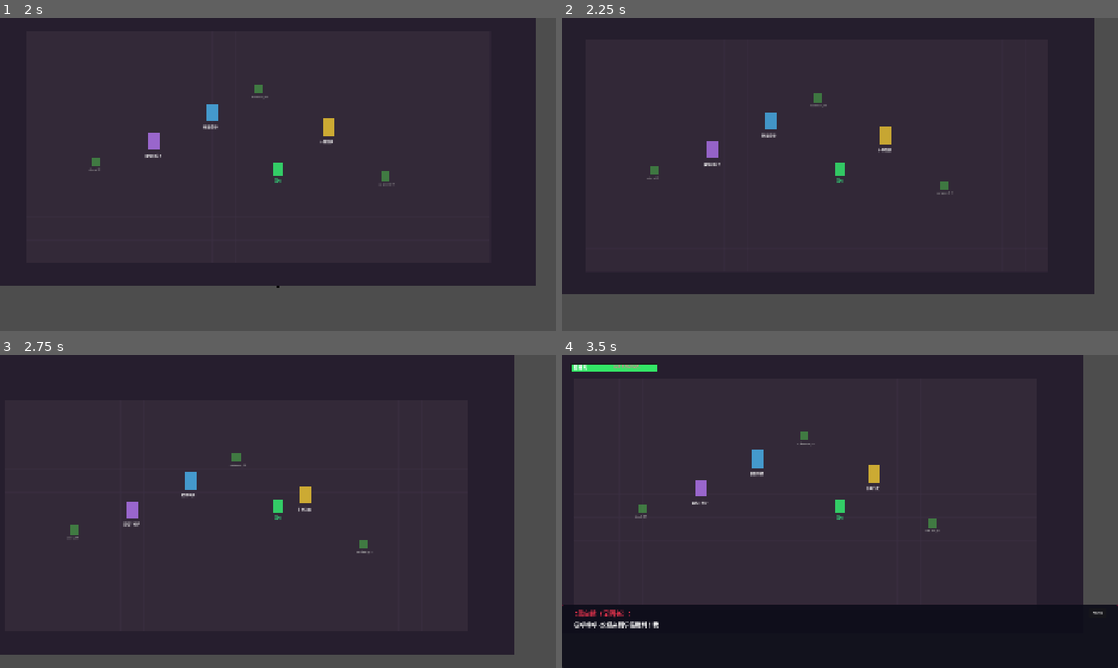
Above: before the commit, frames 1-4 (two rows, left to right).
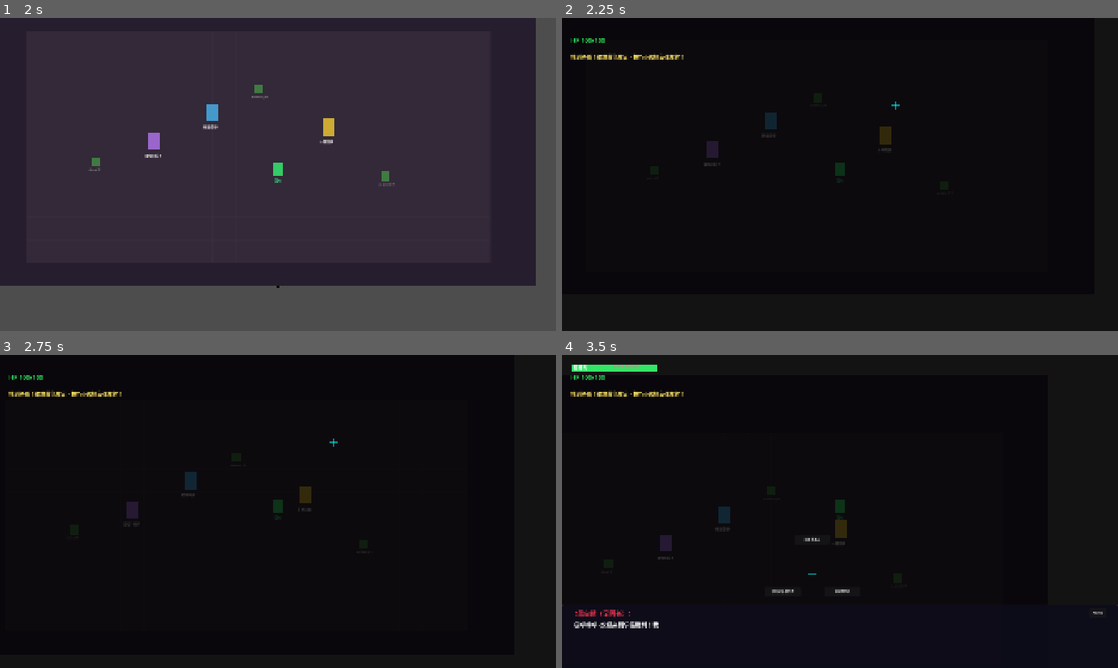
Above: after the commit, the same moments.

Repository: Luguoyn/dangan-AI
Game: Godot game, scene res://scenes/main.tscn
Same seed, same stepped clock (60 frames per second), same inputs: the game is played once before the commit and once after it.
Inputs (mouse positions are in pixels of both pictures, inside the frame that each line leads up to):
- Up to frame 1 (2 s): tap Enter (confirm) at 0.5 s; move the mouse to (400, 158) at 0.52 s; press the mouse at (400, 158) at 0.53 s; hold D (move_right) 0.53-1.28 s; tap Space at 0.77, 1.52 s; tap Tab (open_evidence_ring) at 0.8, 1.35 s; move the mouse to (166, 190) at 1.27 s; release the mouse at (166, 190) at 1.28 s; hold S (move_down) from 1.28 s (still down); click (166, 190) at 1.42 s; tap T at 1.55 s
- Up to frame 2 (2.25 s): move the mouse to (895, 105) at 2.02 s; release S (move_down) at 2.03 s; press the mouse at (895, 105) at 2.03 s; hold D (move_right) from 2.03 s (still down); tap T at 2.1 s
- Up to frame 3 (2.75 s): keep holding D (move_right)
- Up to frame 4 (3.5 s): move the mouse to (812, 574) at 2.77 s; release D (move_right) at 2.78 s; release the mouse at (812, 574) at 2.78 s; hold W (move_up) from 2.78 s (still down); tap Enter (confirm) at 2.85 s; click (812, 574) at 2.92 s; tap Space at 3.02 s; tap Tab (open_evidence_ring) at 3.05 s

Frame 1 is identical in both runs. In frame 2, 100% of the frame differs, in the area x 0-100%, y 0-100%; in frame 3, 100%; in frame 4, 79%.
Error in both runs: Invalid assignment of property or key 'sky_top_color' with value of type 'Color' on a base object of type 'PanoramaSkyMaterial'. (res://scripts/courtroom/court…

Commit message:
v0.6: 阶段六 — 无休止议论 (Nonstop Debate)
Steps 31-35:
- DebatePhrase + NonStopDebateConfig Resource (JSON驱动)
- FloatingPhrase 飘动文字组件 (边缘反弹/生命周期/命中特效)
- NonStopDebateUI 主UI (准星跟随鼠标/黄色矛盾检测/Tab证据环/子弹动画)
- 正确击破+5HP, 错误-10HP, 全破完成
- 杂音文字自动生成
- 防重复启动守卫
- 测试配置 debate_test_01 (8条发言, 2条矛盾)
- 裁判场D键触发, 自动添加测试证据

Diff:
--- /dev/null
+++ b/resources/debate_configs/debate_test_01.json
@@ -0,0 +1,23 @@
+{
+  "config_id": "debate_test_01",
+  "spawn_interval": 2.0,
+  "require_sequential": true,
+  "available_evidence_ids": ["ev_test_01", "ev_test_02"],
+  "noise_texts": [
+    "确实如此呢……",
+    "好像有道理……",
+    "但是也有其他可能性……",
+    "我不太确定……",
+    "让我再想想……"
+  ],
+  "phrases": [
+    {"text": "被害者是在图书馆被发现的。", "speaker_id": "kirigiri", "is_contradiction": false, "speed": 50},
+    {"text": "死亡推定时刻是晚上10点。", "speaker_id": "asahina", "is_contradiction": false, "speed": 55},
+    {"text": "但是！案发现场并没有发现凶器！", "speaker_id": "togami", "is_contradiction": false, "speed": 60},
+    {"text": "凶器是厨房里的水果刀。", "speaker_id": "owada", "is_contradiction": true, "required_evidence_id": "ev_knife_01", "speed": 40},
+    {"text": "水果刀上没有任何指纹。", "speaker_id": "fukawa", "is_contradiction": false, "speed": 50},
+    {"text": "也就是说凶手戴了手套？", "speaker_id": "hagakure", "is_contradiction": false, "speed": 65},
+    {"text": "被害者的死亡时间是下午3点。", "speaker_id": "ishimaru", "is_contradiction": true, "required_evidence_id": "ev_clock_01", "speed": 45},
+    {"text": "所有人都没有不在场证明……", "speaker_id": "yamada", "is_contradiction": false, "speed": 50}
+  ]
+}
--- a/scripts/courtroom/courtroom_scene.gd
+++ b/scripts/courtroom/courtroom_scene.gd
@@ -23,7 +23,22 @@
 	_build_ui()
 	_assign_characters_to_podiums()
 	EventBus.trial_started.emit()
-	print("[CourtroomScene] 裁判场初始化完成，%d 个站位已分配，按B返回2D场景" % PODIUM_COUNT)
+	_add_test_evidence()
+	print("[CourtroomScene] 裁判场初始化完成，%d 个站位。D=无休止议论, Space=测试对话, B=返回" % PODIUM_COUNT)
+
+func _add_test_evidence() -> void:
+	EvidenceManager.add_evidence({
+		"id": "ev_knife_01", "name": "凶器·水果刀",
+		"description": "在厨房发现的水果刀，刀刃上有血迹。", "type": "physical"
+	})
+	EvidenceManager.add_evidence({
+		"id": "ev_clock_01", "name": "破碎的时钟",
+		"description": "在图书馆发现的时钟，停止在下午3点。", "type": "physical"
+	})
+	EvidenceManager.add_evidence({
+		"id": "ev_test_01", "name": "目击证言·朝日奈",
+		"description": "朝日奈声称在晚上9点看到过被害者。", "type": "testimony"
+	})
 
 func _input(event: InputEvent) -> void:
 	if ScriptInterpreter.is_executing or ScriptInterpreter.is_waiting_input:
@@ -34,6 +49,9 @@
 		if event.keycode == KEY_SPACE and event.pressed:
 			show_hp_bar()
 			ScriptInterpreter.load_script("res://story/courtroom_test.script.json")
+		if event.keycode == KEY_D and event.pressed:
+			show_hp_bar()
+			EventBus.start_nonstop_debate.emit("debate_test_01")
 
 func _build_environment() -> void:
 	var env := WorldEnvironment.new()
--- a/scripts/managers/debate_manager.gd
+++ b/scripts/managers/debate_manager.gd
@@ -20,6 +20,28 @@
 	EventBus.rebuttal_finished.connect(_on_minigame_result.bind("rebuttal"))
 	EventBus.hangman_finished.connect(_on_minigame_result.bind("hangman"))
 	EventBus.climax_inference_finished.connect(_on_minigame_result.bind("climax"))
+	EventBus.start_nonstop_debate.connect(_on_start_nonstop_debate)
+
+var _active_debate_ui: Node
+
+func _on_start_nonstop_debate(config_id: String) -> void:
+	if is_instance_valid(_active_debate_ui):
+		return
+	var path := "res://resources/debate_configs/" + config_id + ".json"
+	if not FileAccess.file_exists(path):
+		push_error("DebateManager: Config not found: " + path)
+		return
+	var file := FileAccess.open(path, FileAccess.READ)
+	var text := file.get_as_text()
+	file.close()
+	var data: Variant = JSON.parse_string(text)
+	var config := NonStopDebateConfig.new()
+	config.load_from_dict(data)
+	var ui := NonStopDebateUI.new()
+	_active_debate_ui = ui
+	ui.debate_finished.connect(func(_s): _active_debate_ui = null)
+	get_tree().root.add_child(ui)
+	ui.start_debate(config)
 
 func _load_difficulty_config() -> void:
 	difficulty_config = {
--- /dev/null
+++ b/scripts/minigames/floating_phrase.gd
@@ -0,0 +1,70 @@
+class_name FloatingPhrase
+extends Control
+# ============================================================
+# Step 33: 飘动文字组件
+# ============================================================
+
+var phrase_data: DebatePhrase
+var _label: RichTextLabel
+var _direction: Vector2
+var _lifetime_left: float
+var _screen_size: Vector2
+
+func setup(data: DebatePhrase) -> void:
+	phrase_data = data
+	_label = RichTextLabel.new()
+	_label.bbcode_enabled = true
+	_label.fit_content = true
+	_label.scroll_active = false
+	_label.add_theme_font_size_override("normal_font_size", 20)
+	add_child(_label)
+
+	if data.is_contradiction:
+		_label.text = "[color=yellow][wave amp=3 freq=2]%s[/wave][/color]" % data.text
+	else:
+		_label.text = "[color=#999999]%s[/color]" % data.text
+
+	var angle := randf() * TAU
+	_direction = Vector2(cos(angle), sin(angle))
+	_lifetime_left = data.lifetime
+	position = Vector2(randf_range(200, 1720), randf_range(100, 800))
+
+func _ready() -> void:
+	_screen_size = get_viewport().get_visible_rect().size
+	mouse_filter = Control.MOUSE_FILTER_IGNORE
+
+func _process(delta: float) -> void:
+	position += _direction * phrase_data.speed * delta
+	_lifetime_left -= delta
+
+	if position.x < 0 or position.x > _screen_size.x:
+		_direction.x *= -1
+	if position.y < 50 or position.y > _screen_size.y - 150:
+		_direction.y *= -1
+
+	if _lifetime_left <= 0:
+		queue_free()
+
+func get_text_rect() -> Rect2:
+	return Rect2(global_position, _label.size)
+
+func is_contradiction() -> bool:
+	return phrase_data.is_contradiction
+
+func get_required_evidence_id() -> String:
+	return phrase_data.required_evidence_id
+
+func play_hit_effect() -> void:
+	if phrase_data.is_contradiction:
+		_label.text = "[color=red][shake rate=20 level=10]%s[/shake][/color]" % phrase_data.text
+	var tween := create_tween()
+	tween.tween_property(self, "modulate:a", 0.0, 0.3)
+	tween.tween_callback(queue_free)
+
+func play_miss_effect() -> void:
+	var tween := create_tween()
+	tween.tween_property(self, "modulate", Color.RED, 0.1)
+	tween.tween_property(self, "modulate", Color.WHITE, 0.3)
+
+func has_point(point: Vector2) -> bool:
+	return get_text_rect().has_point(point)
--- /dev/null
+++ b/scripts/minigames/nonstop_debate_ui.gd
@@ -0,0 +1,273 @@
+extends CanvasLayer
+class_name NonStopDebateUI
+# ============================================================
+# Steps 32+34+35: 无休止议论 主 UI + 准星 + 主逻辑
+# ============================================================
+
+signal debate_finished(success: bool)
+
+var _config: NonStopDebateConfig
+var _phrases: Array[FloatingPhrase] = []
+var _noise_phrases: Array[FloatingPhrase] = []
+var _spawn_index: int = 0
+var _contradiction_hit_count: int = 0
+var _total_contradictions: int = 0
+var _is_evidence_ring_open: bool = false
+var _selected_evidence_id: String = ""
+var _current_target: FloatingPhrase
+var _can_aim: bool = false
+
+# UI elements
+var _bg: ColorRect
+var _crosshair: Control
+var _ring_container: Control
+var _ring_buttons: Array[Button] = []
+var _hp_label: Label
+var _info_label: Label
+var _phrase_container: Control
+var _noise_timer: Timer
+var _spawn_timer: Timer
+
+func _ready() -> void:
+	_build_ui()
+
+func start_debate(config: NonStopDebateConfig) -> void:
+	_config = config
+	_spawn_index = 0
+	_contradiction_hit_count = 0
+	_phrases.clear()
+	_clear_old_phrases()
+	_total_contradictions = _count_contradictions()
+	_can_aim = true
+	_info_label.text = "找到矛盾！瞄准黄色发言，按Tab选择言弹发射！"
+	_start_spawning()
+	_start_noise()
+
+func _build_ui() -> void:
+	_bg = ColorRect.new()
+	_bg.color = Color(0, 0, 0, 0.75)
+	_bg.set_anchors_and_offsets_preset(Control.PRESET_FULL_RECT)
+	_bg.mouse_filter = Control.MOUSE_FILTER_IGNORE
+	add_child(_bg)
+
+	_phrase_container = Control.new()
+	_phrase_container.set_anchors_and_offsets_preset(Control.PRESET_FULL_RECT)
+	_phrase_container.mouse_filter = Control.MOUSE_FILTER_IGNORE
+	add_child(_phrase_container)
+
+	_crosshair = Control.new()
+	_crosshair.mouse_filter = Control.MOUSE_FILTER_IGNORE
+	add_child(_crosshair)
+	var ch := ColorRect.new()
+	ch.color = Color(0, 1, 1, 0.7)
+	ch.size = Vector2(30, 2)
+	ch.position = Vector2(-15, -1)
+	_crosshair.add_child(ch)
+	var cv := ColorRect.new()
+	cv.color = Color(0, 1, 1, 0.7)
+	cv.size = Vector2(2, 30)
+	cv.position = Vector2(-1, -15)
+	_crosshair.add_child(cv)
+
+	_ring_container = Control.new()
+	_ring_container.hide()
+	add_child(_ring_container)
+
+	_info_label = Label.new()
+	_info_label.position = Vector2(30, 120)
+	_info_label.add_theme_font_size_override("font_size", 18)
+	_info_label.add_theme_color_override("font_color", Color(1, 0.9, 0.4))
+	add_child(_info_label)
+
+	_hp_label = Label.new()
+	_hp_label.position = Vector2(30, 60)
+	_hp_label.add_theme_font_size_override("font_size", 22)
+	_hp_label.add_theme_color_override("font_color", Color(0.2, 1, 0.4))
+	add_child(_hp_label)
+
+	_noise_timer = Timer.new()
+	_noise_timer.wait_time = 1.5
+	_noise_timer.one_shot = false
+	_noise_timer.timeout.connect(_spawn_noise)
+	add_child(_noise_timer)
+
+	_spawn_timer = Timer.new()
+	_spawn_timer.one_shot = true
+	_spawn_timer.timeout.connect(_spawn_next_phrase)
+	add_child(_spawn_timer)
+
+func _process(_delta: float) -> void:
+	if not _can_aim:
+		return
+	_crosshair.position = get_viewport().get_mouse_position()
+	_check_phrase_hover()
+	_hp_label.text = "HP %d/%d" % [DebateManager.current_hp, DebateManager.max_hp]
+
+func _check_phrase_hover() -> void:
+	_current_target = null
+	_crosshair.modulate = Color(0, 1, 1, 0.7)
+	for phrase in _phrases:
+		if is_instance_valid(phrase) and phrase.has_point(_crosshair.position):
+			if phrase.is_contradiction():
+				_current_target = phrase
+				_crosshair.modulate = Color(1, 0.8, 0.2, 1.0)
+			else:
+				_crosshair.modulate = Color(0.5, 0.5, 0.5, 0.5)
+
+func _start_spawning() -> void:
+	_spawn_timer.start(0.3)
+
+func _spawn_next_phrase() -> void:
+	if _spawn_index >= _config.phrases.size():
+		return
+	var dp := _config.phrases[_spawn_index]
+	_spawn_index += 1
+	var phrase := FloatingPhrase.new()
+	phrase.setup(dp)
+	_phrase_container.add_child(phrase)
+	_phrases.append(phrase)
+	if _spawn_index < _config.phrases.size():
+		_spawn_timer.start(_config.spawn_interval)
+
+func _start_noise() -> void:
+	if _config.noise_texts.size() > 0:
+		_noise_timer.start()
+
+func _spawn_noise() -> void:
+	if _config.noise_texts.is_empty():
+		return
+	var text := _config.noise_texts[randi() % _config.noise_texts.size()]
+	var ndp := DebatePhrase.new()
+	ndp.text = text
+	ndp.speaker_id = ""
+	ndp.is_contradiction = false
+	ndp.speed = randf_range(80, 140)
+	ndp.lifetime = randf_range(3, 6)
+	var fp := FloatingPhrase.new()
+	fp.setup(ndp)
+	fp.modulate.a = 0.5
+	_phrase_container.add_child(fp)
+	_noise_phrases.append(fp)
+
+func _input(event: InputEvent) -> void:
+	if not _can_aim:
+		return
+	if event.is_action_pressed("open_evidence_ring"):
+		_toggle_evidence_ring()
+	if event.is_action_pressed("fire_evidence") and not _is_evidence_ring_open:
+		if _current_target and _current_target.is_contradiction():
+			if _selected_evidence_id == "":
+				_auto_select_evidence()
+			_fire_evidence()
+
+func _toggle_evidence_ring() -> void:
+	if _is_evidence_ring_open:
+		_close_evidence_ring()
+	else:
+		_open_evidence_ring()
+
+func _open_evidence_ring() -> void:
+	_is_evidence_ring_open = true
+	_clear_ring_buttons()
+	var evidence_list := EvidenceManager.get_all_evidence()
+	var radius := 120.0
+	var count := evidence_list.size()
+	for i in range(count):
+		var ev := evidence_list[i] as Dictionary
+		var angle := TAU * float(i) / float(count) - PI / 2
+		var btn := Button.new()
+		btn.text = str(ev.get("name", "???"))
+		btn.position = Vector2(cos(angle), sin(angle)) * radius - Vector2(60, 15)
+		btn.size = Vector2(120, 30)
+		btn.add_theme_font_size_override("font_size", 10)
+		btn.pressed.connect(_on_evidence_selected.bind(ev.get("id", "")))
+		_ring_container.add_child(btn)
+		_ring_buttons.append(btn)
+	_ring_container.position = _crosshair.position
+	_ring_container.show()
+
+func _close_evidence_ring() -> void:
+	_is_evidence_ring_open = false
+	_clear_ring_buttons()
+	_ring_container.hide()
+
+func _clear_ring_buttons() -> void:
+	for btn in _ring_buttons:
+		btn.queue_free()
+	_ring_buttons.clear()
+
+func _on_evidence_selected(ev_id: String) -> void:
+	_selected_evidence_id = ev_id
+	_close_evidence_ring()
+	_info_label.text = "言弹已选择: " + ev_id + " — 点击瞄准的黄色矛盾发言发射！"
+
+func _auto_select_evidence() -> void:
+	if _current_target:
+		_selected_evidence_id = _current_target.get_required_evidence_id()
+
+func _fire_evidence() -> void:
+	if not _current_target:
+		return
+	var bullet := ColorRect.new()
+	bullet.color = Color(0.2, 0.8, 1, 0.8)
+	bullet.size = Vector2(8, 8)
+	bullet.position = _crosshair.position
+	add_child(bullet)
+	var target_pos := _current_target.global_position + _current_target.size / 2
+	var tween := create_tween()
+	tween.tween_property(bullet, "position", target_pos, 0.2)
+	tween.tween_callback(_on_bullet_arrive.bind(bullet))
+
+func _on_bullet_arrive(bullet: ColorRect) -> void:
+	bullet.queue_free()
+	if not is_instance_valid(_current_target):
+		return
+	var required := _current_target.get_required_evidence_id()
+	if _selected_evidence_id == required:
+		_current_target.play_hit_effect()
+		_contradiction_hit_count += 1
+		DebateManager.heal_hp(5)
+		_info_label.text = "就是这个！！（已击破 %d/%d）" % [_contradiction_hit_count, _total_contradictions]
+		_selected_evidence_id = ""
+		if _contradiction_hit_count >= _total_contradictions:
+			_complete_debate(true)
+	else:
+		_current_target.play_miss_effect()
+		DebateManager.damage_hp(10)
+		_info_label.text = "不对……选错了！-10 HP"
+		if DebateManager.current_hp <= 0:
+			_complete_debate(false)
+
+func _complete_debate(success: bool) -> void:
+	_can_aim = false
+	_noise_timer.stop()
+	_spawn_timer.stop()
+	_clear_old_phrases()
+	_clear_ring_buttons()
+	_ring_container.hide()
+	var tween := create_tween()
+	tween.tween_property(_bg, "color:a", 0.0, 0.5)
+	tween.tween_callback(queue_free)
+	if success:
+		debate_finished.emit(true)
+		EventBus.nonstop_debate_finished.emit(true)
+	else:
+		debate_finished.emit(false)
+		EventBus.nonstop_debate_finished.emit(false)
+
+func _clear_old_phrases() -> void:
+	for p in _phrases:
+		if is_instance_valid(p):
+			p.queue_free()
+	_phrases.clear()
+	for p in _noise_phrases:
+		if is_instance_valid(p):
+			p.queue_free()
+	_noise_phrases.clear()
+
+func _count_contradictions() -> int:
+	var count := 0
+	for p in _config.phrases:
+		if p.is_contradiction:
+			count += 1
+	return count
--- /dev/null
+++ b/scripts/resources/debate_phrase.gd
@@ -0,0 +1,11 @@
+class_name DebatePhrase extends Resource
+# ============================================================
+# Step 31: 单条辩论发言 Resource
+# ============================================================
+
+@export var text: String = ""
+@export var speaker_id: String = ""
+@export var is_contradiction: bool = false
+@export var required_evidence_id: String = ""
+@export var speed: float = 60.0
+@export var lifetime: float = 10.0
--- /dev/null
+++ b/scripts/resources/nonstop_debate_config.gd
@@ -0,0 +1,28 @@
+class_name NonStopDebateConfig extends Resource
+# ============================================================
+# Step 31: 无休止议论配置 Resource
+# ============================================================
+
+@export var config_id: String = ""
+@export var phrases: Array[DebatePhrase] = []
+@export var noise_texts: Array[String] = []
+@export var spawn_interval: float = 1.8
+@export var require_sequential: bool = true
+@export var available_evidence_ids: Array[String] = []
+
+func load_from_dict(data: Dictionary) -> void:
+	config_id = data.get("config_id", "")
+	spawn_interval = data.get("spawn_interval", 1.8)
+	require_sequential = data.get("require_sequential", true)
+	available_evidence_ids.assign(data.get("available_evidence_ids", []))
+	noise_texts.assign(data.get("noise_texts", []))
+	phrases.clear()
+	for p in data.get("phrases", []):
+		var dp := DebatePhrase.new()
+		dp.text = p.get("text", "")
+		dp.speaker_id = p.get("speaker_id", "")
+		dp.is_contradiction = p.get("is_contradiction", false)
+		dp.required_evidence_id = p.get("required_evidence_id", "")
+		dp.speed = p.get("speed", 60.0)
+		dp.lifetime = p.get("lifetime", 10.0)
+		phrases.append(dp)
Not shown, added: scripts/courtroom/courtroom_camera.gd.uid
Not shown, added: scripts/courtroom/courtroom_scene.gd.uid
Not shown, added: scripts/courtroom/podium_slot.gd.uid
Not shown, added: scripts/managers/debate_manager.gd.uid
Not shown, added: scripts/minigames/floating_phrase.gd.uid
Not shown, added: scripts/minigames/nonstop_debate_ui.gd.uid
Not shown, added: scripts/resources/debate_phrase.gd.uid
Not shown, added: scripts/resources/nonstop_debate_config.gd.uid
Not shown, added: scripts/ui/hp_bar.gd.uid
